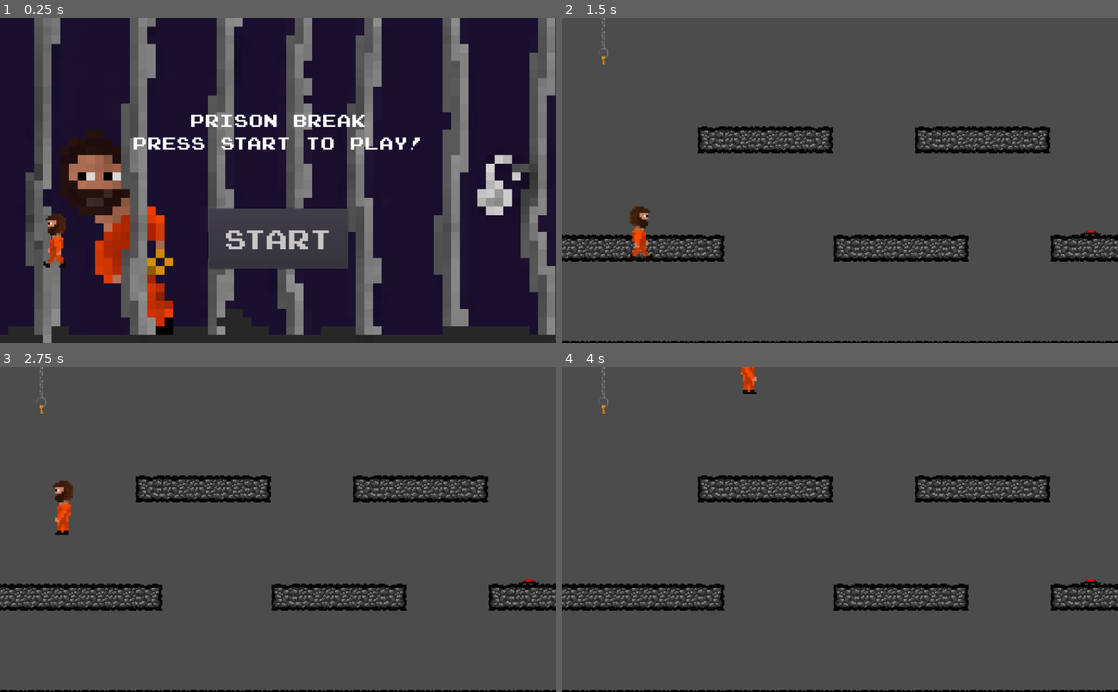
Above: before the commit, frames 1-4 (two rows, left to right).
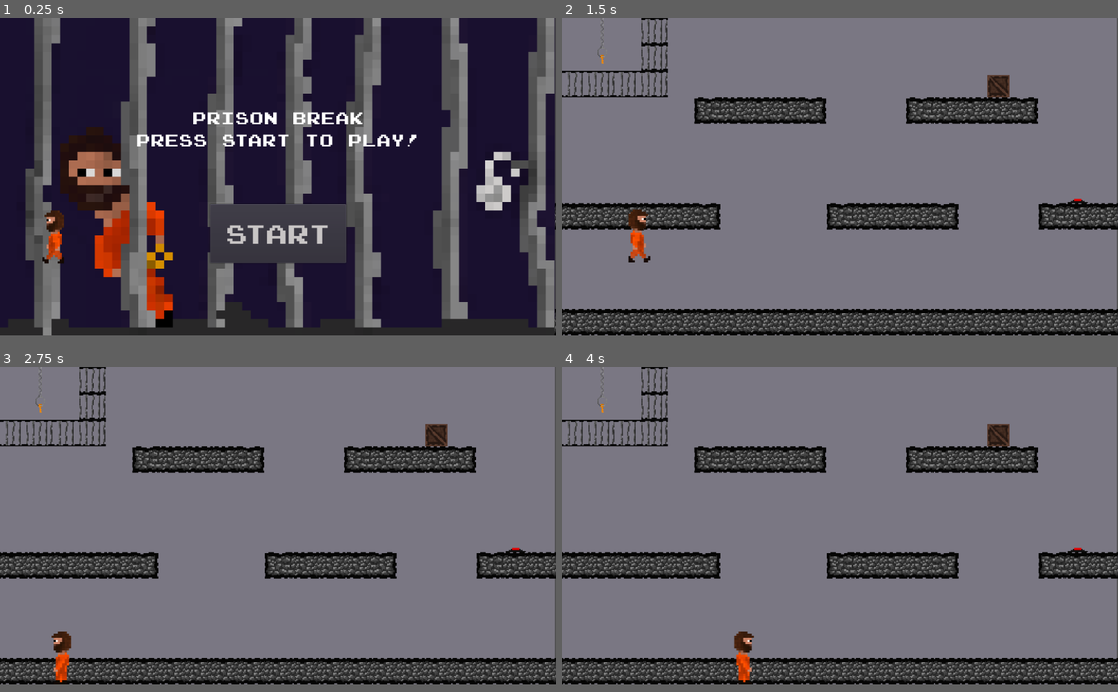
Above: after the commit, the same moments.

Repository: SanPug1/Prison-Break-Game
Game: Godot game, scene res://Everything.tscn
Two runs of this game, one before a commit and one after it. Both use one fixed random seed, a clock stepped at 60 frames per second and the inputs below. Sound files missing from this copy of the repository are replaced by a short silence.
Inputs (mouse positions are in pixels of both pictures, inside the frame that each line leads up to):
- Up to frame 1 (0.25 s): no input
- Up to frame 2 (1.5 s): click "Start" at 0.5 s; move the mouse to (962, 164) at 1.27 s; hold Right (player_right) from 1.28 s (still down); tap Space (ui_space) at 1.35 s
- Up to frame 3 (2.75 s): tap Z (player_jump) at 1.52, 2.27 s; move the mouse to (166, 545) at 2.02 s; release Right (player_right) at 2.03 s; hold Left (player_left) from 2.03 s (still down); click (166, 545) at 2.1 s; tap Space (ui_space) at 2.3 s
- Up to frame 4 (4 s): move the mouse to (895, 458) at 2.77 s; release Left (player_left) at 2.78 s; hold Right (player_right) from 2.78 s (still down); tap Space (ui_space) at 2.85, 3.6 s; move the mouse to (812, 594) at 3.52 s; tap Z (player_jump) at 3.77 s
The window is 800x468 before the commit and 800x457 after it. Grey fills any space a smaller window leaves; there, only what the larger window draws over its background counts as a difference.

The runs differ from the first frame. In frame 1, 10% of the frame differs, in the area x 4-100%, y 0-100%; in frame 2, 91%; in frame 3, 91%; in frame 4, 91%, in the area x 0-100%, y 0-100%.

Commit message:
player updates

Diff:
--- /dev/null
+++ b/Levels/Puzzle 10.gd
@@ -0,0 +1,16 @@
+extends Node
+
+
+# Declare member variables here. Examples:
+# var a = 2
+# var b = "text"
+
+
+# Called when the node enters the scene tree for the first time.
+func _ready():
+	pass # Replace with function body.
+
+
+# Called every frame. 'delta' is the elapsed time since the previous frame.
+#func _process(delta):
+#	pass
--- a/Levels/Puzzle 10.tscn
+++ b/Levels/Puzzle 10.tscn
@@ -1,11 +1,20 @@
-[gd_scene load_steps=2 format=2]
+[gd_scene load_steps=3 format=2]
 
 [ext_resource path="res://Levels/MelsTileSet.tres" type="TileSet" id=1]
+[ext_resource path="res://Levels/Puzzle 10.gd" type="Script" id=2]
 
 [node name="Puzzle 10" type="Node"]
+script = ExtResource( 2 )
+
+[node name="ColorRect" type="ColorRect" parent="."]
+margin_right = 1048.0
+margin_bottom = 600.0
+color = Color( 0.482353, 0.470588, 0.517647, 1 )
 
 [node name="TileMap" type="TileMap" parent="."]
 tile_set = ExtResource( 1 )
 cell_size = Vector2( 50, 50 )
+show_collision = true
+collision_use_kinematic = true
 format = 1
-tile_data = PoolIntArray( 1, 5, 0, 65537, 7, 0, 262149, 2, 0, 262150, 4, 0, 262151, 4, 0, 262152, 4, 0, 262153, 3, 0, 262157, 2, 0, 262158, 4, 0, 262159, 4, 0, 262160, 4, 0, 262161, 3, 0, 458771, 10, 0, 524288, 4, 0, 524289, 4, 0, 524290, 4, 0, 524291, 4, 0, 524292, 4, 0, 524293, 3, 0, 524298, 2, 0, 524299, 4, 0, 524300, 4, 0, 524301, 4, 0, 524302, 3, 0, 524306, 2, 0, 524307, 4, 0, 524308, 4, 0, 720896, 12, 0, 720897, 12, 0, 720898, 12, 0, 720899, 12, 0, 720900, 12, 0, 720901, 12, 0, 720902, 12, 0, 720903, 12, 0, 720904, 12, 0, 720905, 12, 0, 720906, 12, 0, 720907, 12, 0, 720908, 12, 0, 720909, 12, 0, 720910, 12, 0, 720911, 12, 0, 720912, 12, 0, 720913, 12, 0, 720914, 12, 0, 720915, 12, 0, 720916, 12, 0 )
+tile_data = PoolIntArray( 1, 5, 0, 3, 8, 0, 65537, 7, 0, 65539, 8, 0, 131072, 9, 0, 131073, 8, 0, 131074, 9, 0, 131075, 8, 0, 131088, 16, 0, 196613, 2, 0, 196614, 4, 0, 196615, 4, 0, 196616, 4, 0, 196617, 3, 0, 196621, 2, 0, 196622, 4, 0, 196623, 4, 0, 196624, 4, 0, 196625, 3, 0, 393235, 10, 0, 458752, 4, 0, 458753, 4, 0, 458754, 4, 0, 458755, 4, 0, 458756, 4, 0, 458757, 3, 0, 458762, 2, 0, 458763, 4, 0, 458764, 4, 0, 458765, 4, 0, 458766, 3, 0, 458770, 2, 0, 458771, 4, 0, 458772, 4, 0, 720896, 4, 0, 720897, 4, 0, 720898, 4, 0, 720899, 4, 0, 720900, 4, 0, 720901, 4, 0, 720902, 4, 0, 720903, 4, 0, 720904, 4, 0, 720905, 4, 0, 720906, 4, 0, 720907, 4, 0, 720908, 4, 0, 720909, 4, 0, 720910, 4, 0, 720911, 4, 0, 720912, 4, 0, 720913, 4, 0, 720914, 4, 0, 720915, 4, 0, 720916, 4, 0 )
--- a/Main Menu/Title Screen.tscn
+++ b/Main Menu/Title Screen.tscn
@@ -23,15 +23,16 @@
 script = ExtResource( 1 )
 
 [node name="MainMenuBackground2" type="TextureRect" parent="."]
-margin_right = 1024.0
+margin_right = 1048.0
 margin_bottom = 600.0
 texture = ExtResource( 3 )
 expand = true
 
 [node name="MainMenuBackground" type="TextureRect" parent="."]
-margin_right = 1024.0
+margin_right = 1048.0
 margin_bottom = 600.0
 texture = ExtResource( 4 )
+expand = true
 
 [node name="StartButton" type="Button" parent="."]
 anchor_left = 0.5
--- a/Player_Mel_Version.gd
+++ b/Player_Mel_Version.gd
@@ -20,7 +20,7 @@
 		set_linear_velocity(Vector2())
 
 	if Input.is_action_just_pressed("ui_space"):
-		apply_impulse(Vector2(),Vector2(0,-150))
+		apply_impulse(Vector2(),Vector2(0,-300))
 
 	if velocity.length() > 0:
 		velocity = velocity.normalized()
@@ -29,7 +29,7 @@
 		$AnimatedSprite.stop()
 
 	position.x = clamp(position.x,15,screen_size.x-15)
-	position.y = clamp(position.y,0,screen_size.y-55)
+	position.y = clamp(position.y,50,screen_size.y-50)
 
 	if velocity.x != 0:
 		$AnimatedSprite.animation = "walking"
--- a/Player_Mel_Version.tscn
+++ b/Player_Mel_Version.tscn
@@ -1,9 +1,12 @@
-[gd_scene load_steps=7 format=2]
+[gd_scene load_steps=8 format=2]
 
 [ext_resource path="res://Art/characterneutral.png" type="Texture" id=1]
 [ext_resource path="res://Player_Mel_Version.gd" type="Script" id=2]
 [ext_resource path="res://Art/characterwalk1.png" type="Texture" id=3]
 [ext_resource path="res://Art/characterwalk2.png" type="Texture" id=4]
+
+[sub_resource type="PhysicsMaterial" id=3]
+friction = 0.5
 
 [sub_resource type="SpriteFrames" id=1]
 animations = [ {
@@ -22,6 +25,10 @@
 extents = Vector2( 18.5, 50 )
 
 [node name="Player_Mel_Version" type="RigidBody2D"]
+mode = 2
+physics_material_override = SubResource( 3 )
+gravity_scale = 8.5
+contact_monitor = true
 script = ExtResource( 2 )
 
 [node name="AnimatedSprite" type="AnimatedSprite" parent="."]
@@ -31,3 +38,5 @@
 [node name="CollisionShape2D" type="CollisionShape2D" parent="."]
 position = Vector2( -2.5, 0 )
 shape = SubResource( 2 )
+
+[node name="Timer" type="Timer" parent="."]
--- a/project.godot
+++ b/project.godot
@@ -13,6 +13,10 @@
 config/name="Final Project"
 run/main_scene="res://Everything.tscn"
 config/icon="res://icon.png"
+
+[display]
+
+window/size/width=1050
 
 [gui]
 
